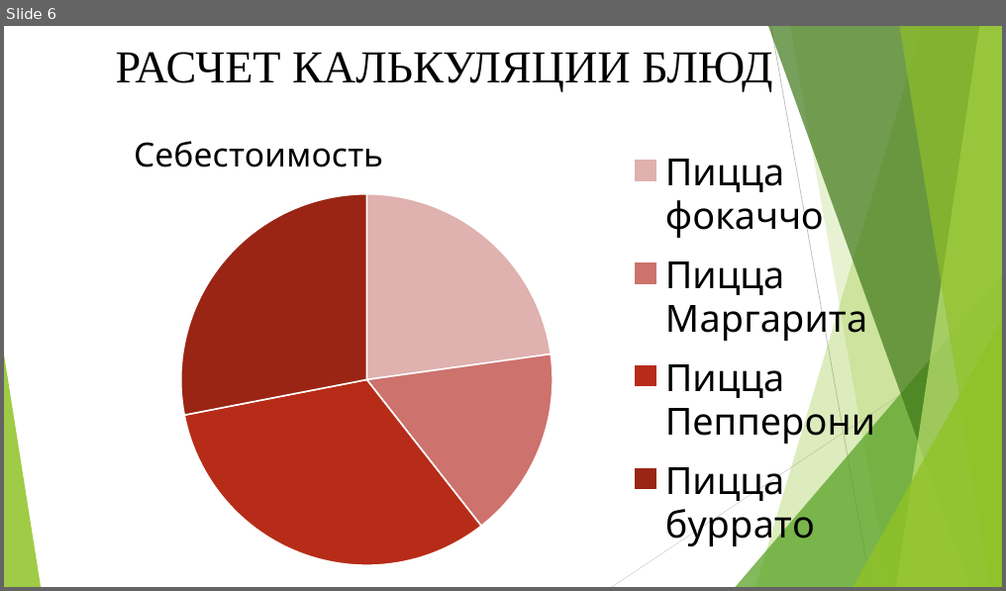
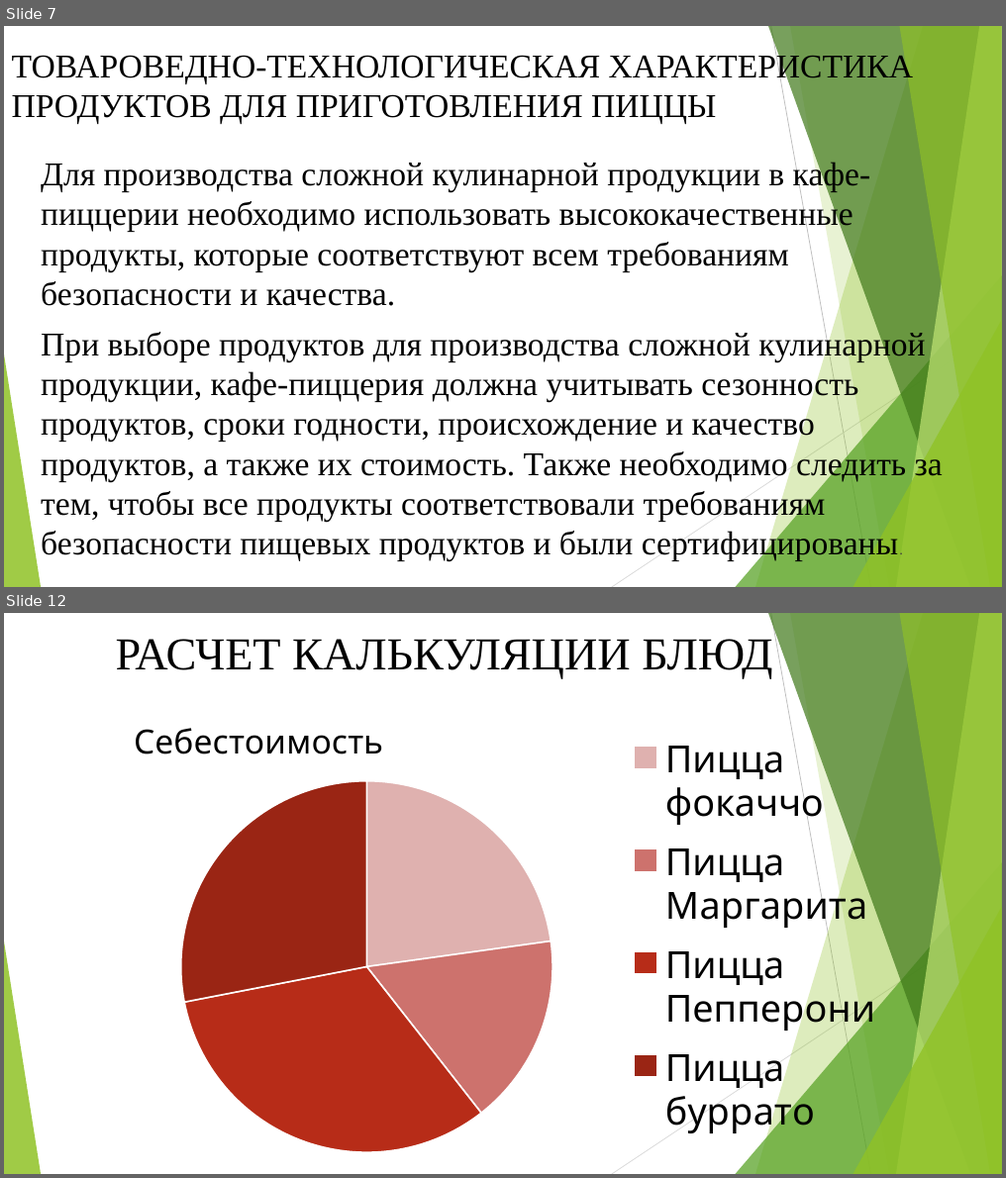
Before and after one commit to David2261/Scheme_Automation, a slide deck: 2023/Диплом/Алина/Презентация.pptx. Shown one above the other, each under a label of ours: slide 6 before the commit, slides 7 and 12 after it; the slides between them are not shown. The pictures are 1006x591 and 1006x1178 pixels, drawn with LibreOffice and Linux fonts; fonts in the diff are those of the drawing. Boxes give left, top, right and bottom in pixels: in the first picture for what was removed or moved away, otherwise in the second. Text is boxed around its words. In the diff, an @@ line names an element or a change of style, - is before the commit and + after.

```diff
--- a/2023/Диплом/Алина/Презентация.pptx
+++ b/2023/Диплом/Алина/Презентация.pptx
@@ slide 7 added at box(4, 26, 1002, 587), background #FFFFFF; not listed: 10 template elements that a slide beside it also shows @@
@@ title added at box(12, 51, 913, 124), 32 pt, text #000000 @@
+ТОВАРОВЕДНО-ТЕХНОЛОГИЧЕСКАЯ ХАРАКТЕРИСТИКА ПРОДУКТОВ ДЛЯ ПРИГОТОВЛЕНИЯ ПИЦЦЫ
@@ text added at box(41, 160, 943, 562), 32 pt, text #000000 @@
+Для производства сложной кулинарной продукции в кафе-пиццерии необходимо использовать высококачественные продукты, которые соответствуют всем требованиям безопасности и качества.
+При выборе продуктов для производства сложной кулинарной продукции, кафе-пиццерия должна учитывать сезонность продуктов, сроки годности, происхождение и качество продуктов, а также их стоимость. Также необходимо следить за тем, чтобы все продукты соответствовали требованиям безопасности пищевых продуктов и были сертифицированы.
@@ what was slide 6 is now slide 12 @@
```
Also in this commit, not shown: 5 slides changed, 8 other slides added, 1 slide removed, 1 other file.
